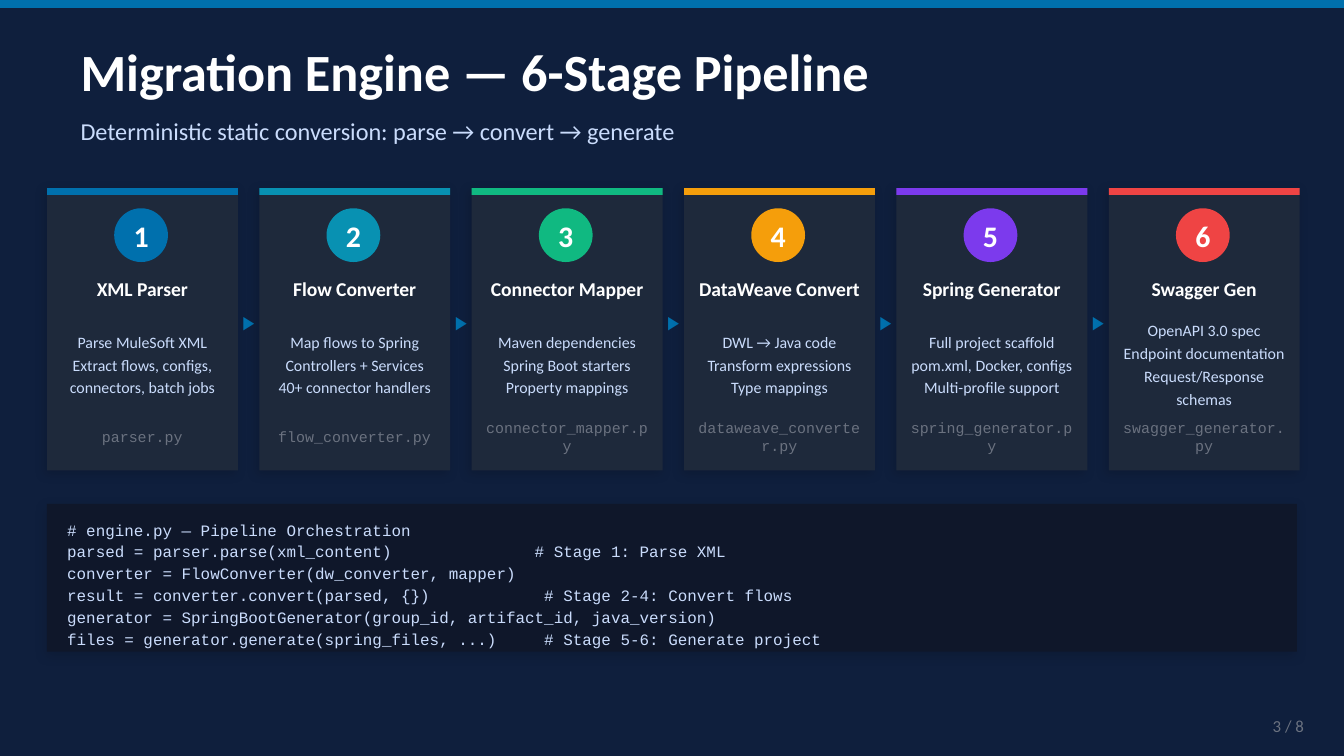
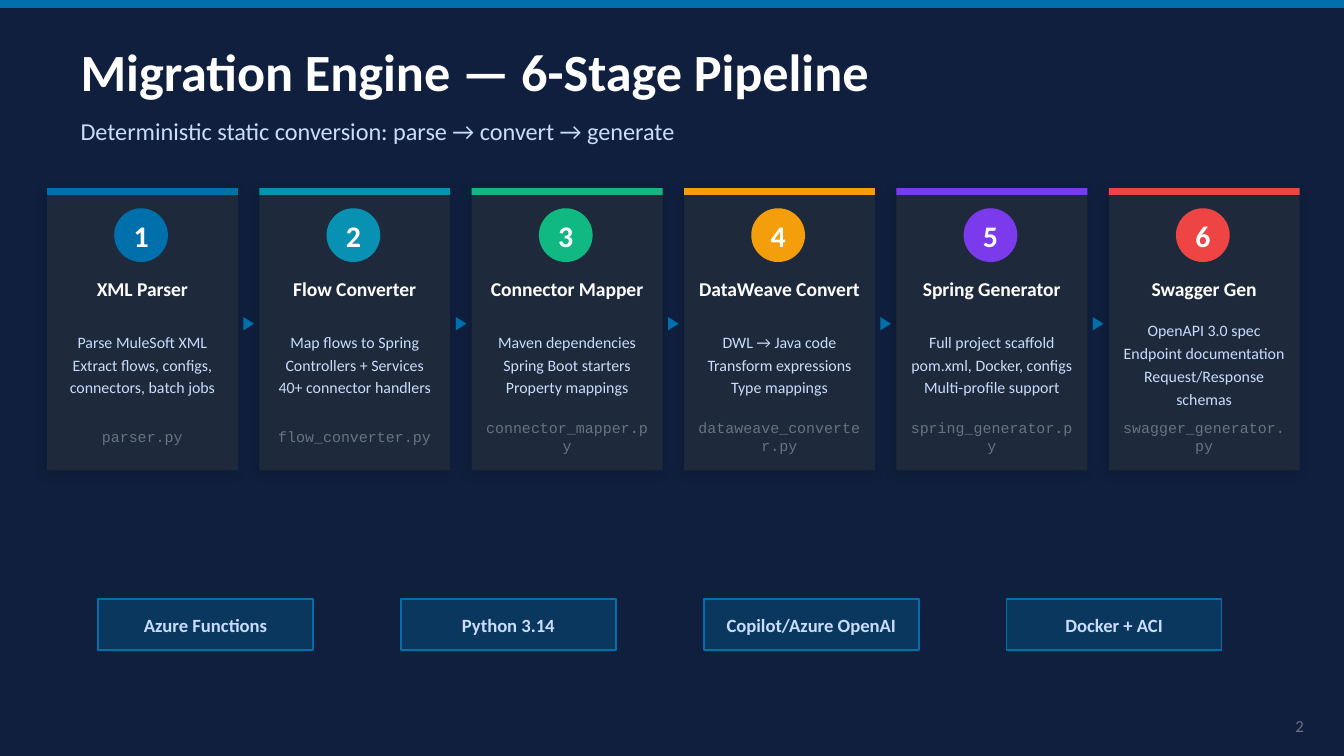
Before and after one commit to harinadh70/mule-migrator, a slide deck: slide 2 of MuleSoft-to-SpringBoot-Migrator-Technical-Presentation.pptx (slide 3 before the commit). Drawn at 1344x756 pixels with LibreOffice and Linux fonts; fonts in the diff are those of the drawing. Boxes give left, top, right and bottom in pixels: in the first picture for what was removed or moved away, otherwise in the second. Text is boxed around its words. In the diff, an @@ line names an element or a change of style, - is before the commit and + after.

```diff
--- a/MuleSoft-to-SpringBoot-Migrator-Technical-Presentation.pptx
+++ b/MuleSoft-to-SpringBoot-Migrator-Technical-Presentation.pptx
@@ rectangle removed at (47,504,1297,652) @@
@@ text removed at (67,524,821,649) @@
-# engine.py — Pipeline Orchestration
-parsed = parser.parse(xml_content) # Stage 1: Parse XML
-converter = FlowConverter(dw_converter, mapper)
-result = converter.convert(parsed, {}) # Stage 2-4: Convert flows
-generator = SpringBootGenerator(group_id, artifact_id, java_version)
-files = generator.generate(spring_files, ...) # Stage 5-6: Generate project
@@ rectangle added at (98,599,313,650), fill #0070AD at 30% opacity, outline #0070AD 1 pt @@
@@ rectangle added at (401,599,616,650), fill #0070AD at 30% opacity, outline #0070AD 1 pt @@
@@ rectangle added at (704,599,919,650), fill #0070AD at 30% opacity, outline #0070AD 1 pt @@
@@ rectangle added at (1007,599,1222,650), fill #0070AD at 30% opacity, outline #0070AD 1 pt @@
@@ text added at (144,619,267,632), 10 pt, text #CADCFC, bold @@
+Azure Functions
@@ text added at (462,619,554,635), 10 pt, text #CADCFC, bold @@
+Python 3.14
@@ text added at (727,619,896,635), 10 pt, text #CADCFC, bold @@
+Copilot/Azure OpenAI
@@ text added at (1065,619,1163,632), 10 pt, text #CADCFC, bold @@
+Docker + ACI
@@ text at (1295,721,1304,732): text changed @@
-3 / 8
+2
```
Also in this commit, not shown: 3 other slides changed, 9 slides added, 4 slides removed.
